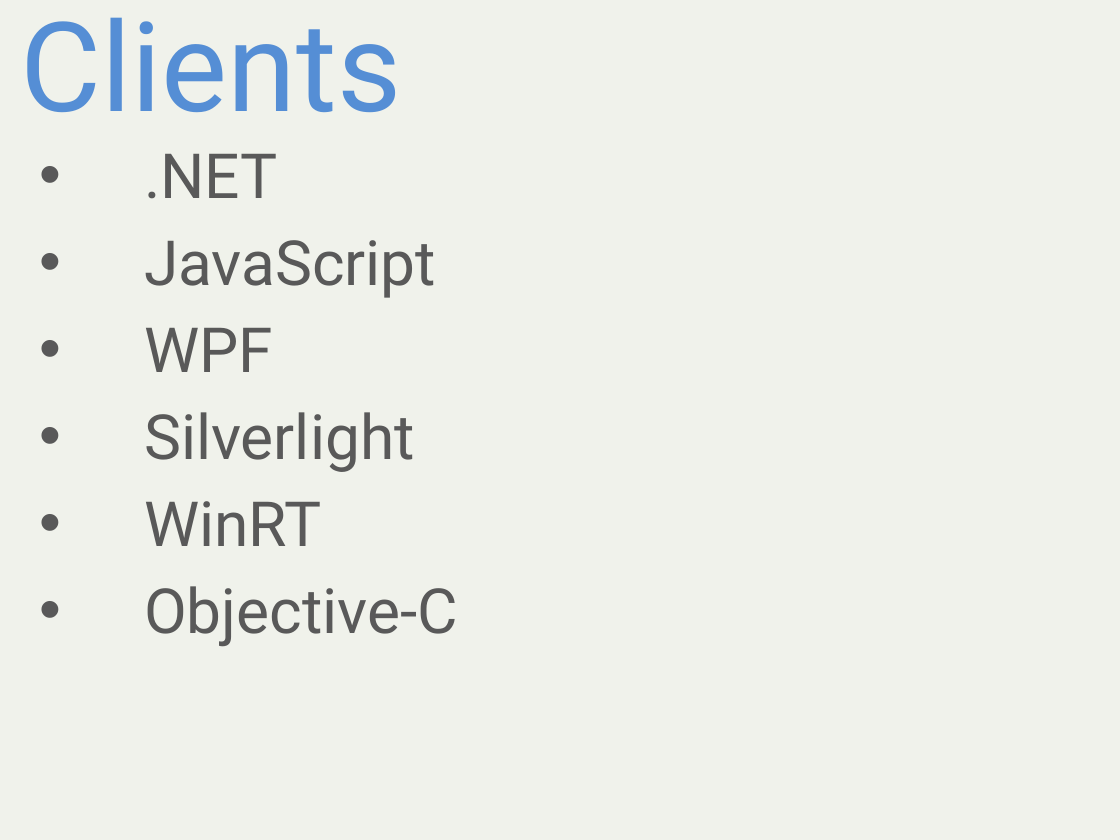
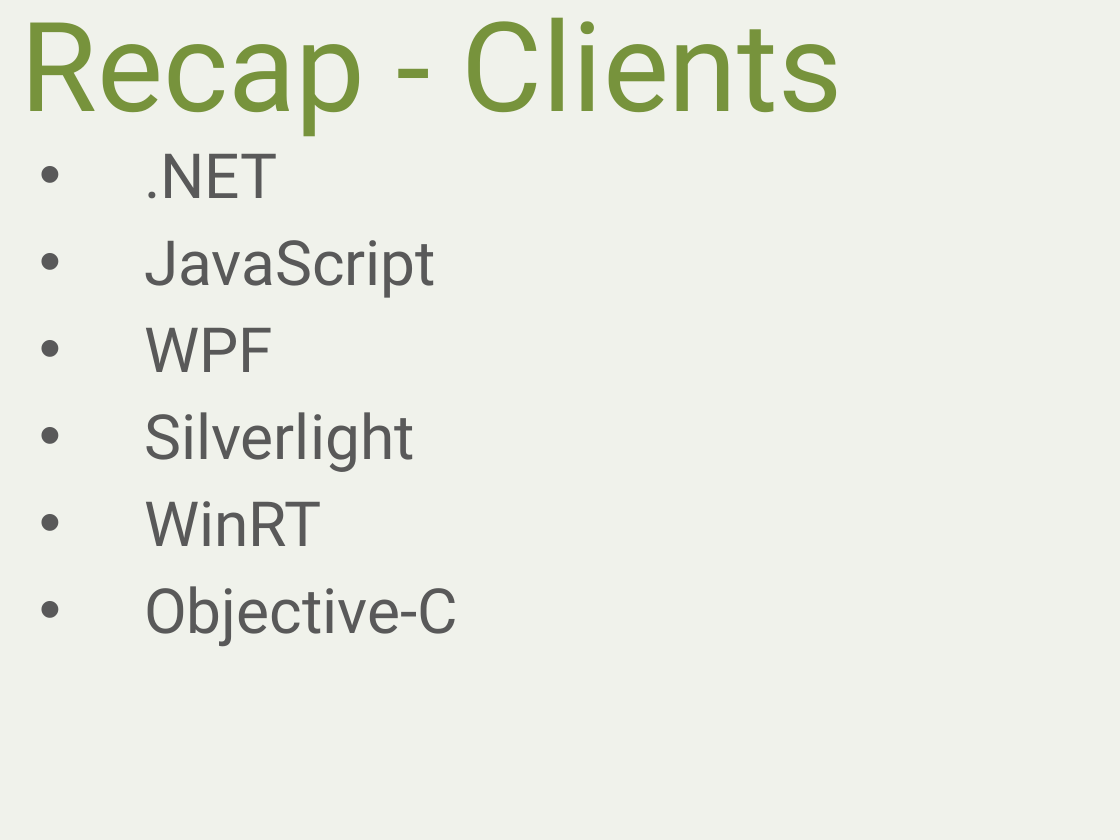
Before and after one commit to alani/Talks, a slide deck: slide 29 of SignalR-Intro/SignalRIntro.pptx (slide 28 before the commit). Drawn at 1120x840 pixels with LibreOffice and Linux fonts; fonts in the diff are those of the drawing. Boxes give left, top, right and bottom in pixels: in the first picture for what was removed or moved away, otherwise in the second. Text is boxed around its words. In the diff, an @@ line names an element or a change of style, - is before the commit and + after.

```diff
--- a/SignalR-Intro/SignalRIntro.pptx
+++ b/SignalR-Intro/SignalRIntro.pptx
@@ title at bbox=[21, 17, 843, 137]: text changed; text colour #558ED5 to #77933C @@
-Clients
+Recap - Clients
```
Also in this commit, not shown: 9 other slides changed, 6 slides added, 5 slides removed, 3 other files.
